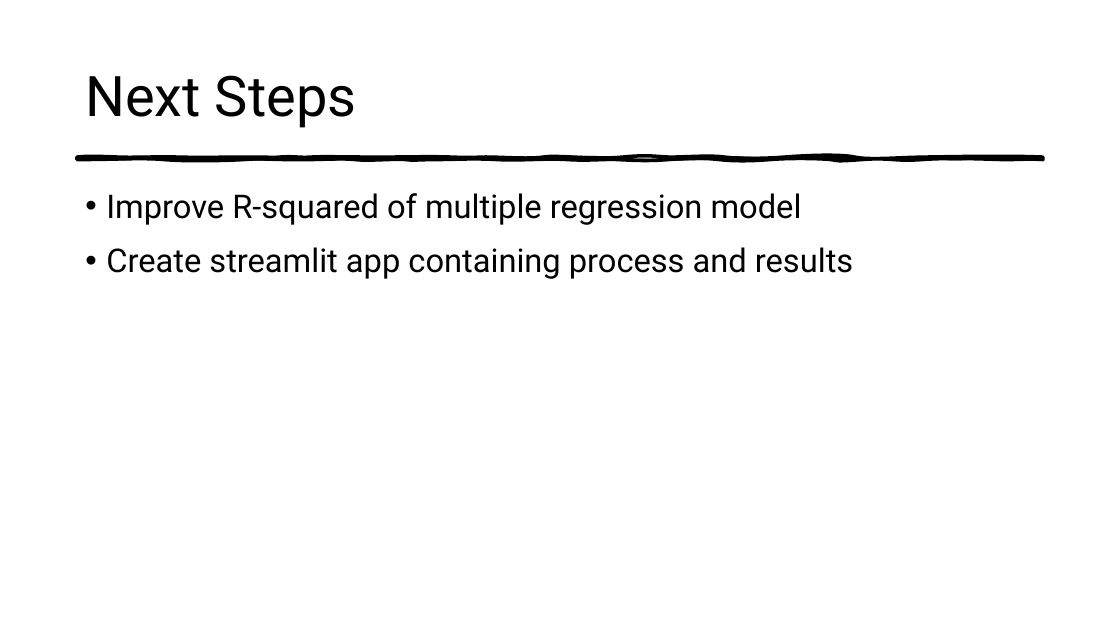
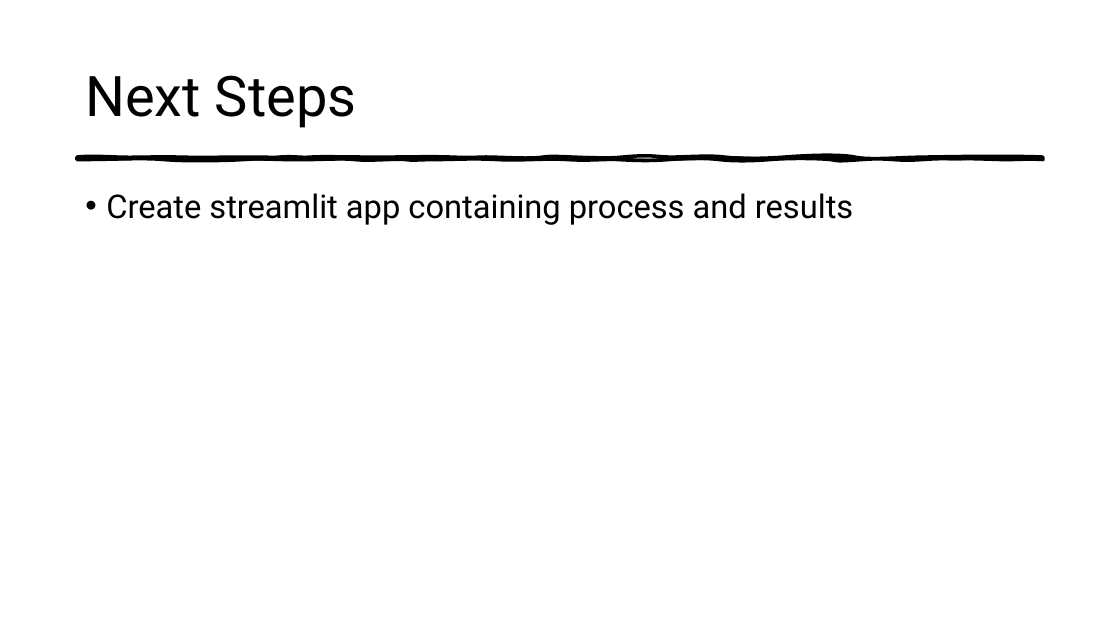
Before and after one commit to mdominguez2010/Loan-Loss, a slide deck: slide 8 of presentation/mvp .pptx (slide 6 before the commit). Drawn at 1120x630 pixels with LibreOffice and Linux fonts; fonts in the diff are those of the drawing. Boxes give left, top, right and bottom in pixels: in the first picture for what was removed or moved away, otherwise in the second. Text is boxed around its words. In the diff, an @@ line names an element or a change of style, - is before the commit and + after.

```diff
--- a/presentation/mvp .pptx
+++ b/presentation/mvp .pptx
@@ text at bbox=[106, 193, 802, 225]: paragraph removed @@
-• Improve R-squared of multiple regression model
```
Also in this commit, not shown: 2 other slides changed, 6 slides added, 3 slides removed, 5 other files.
